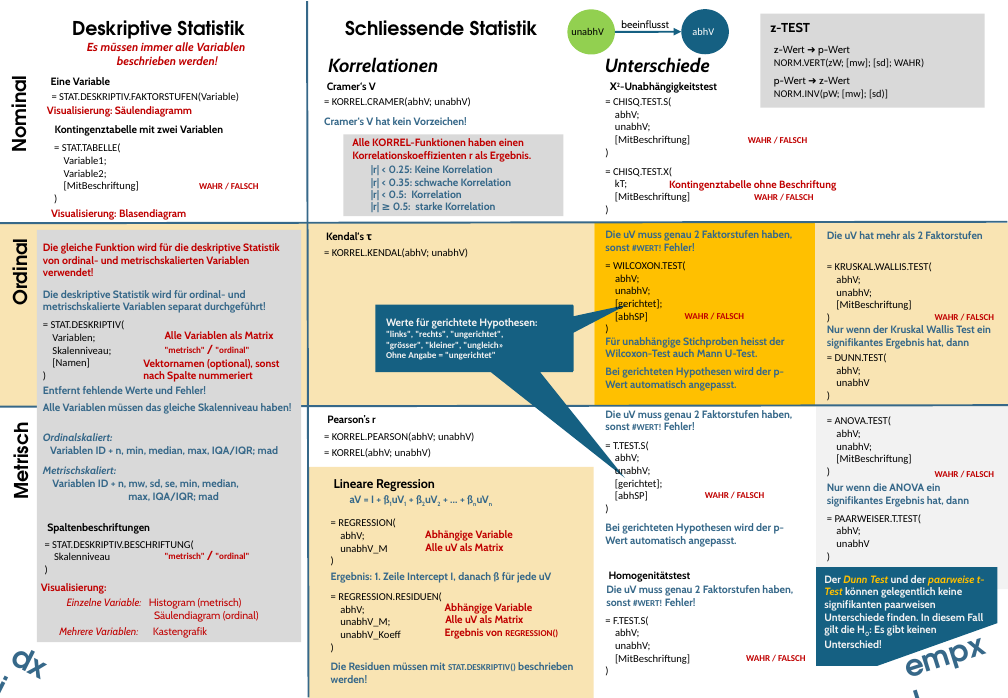
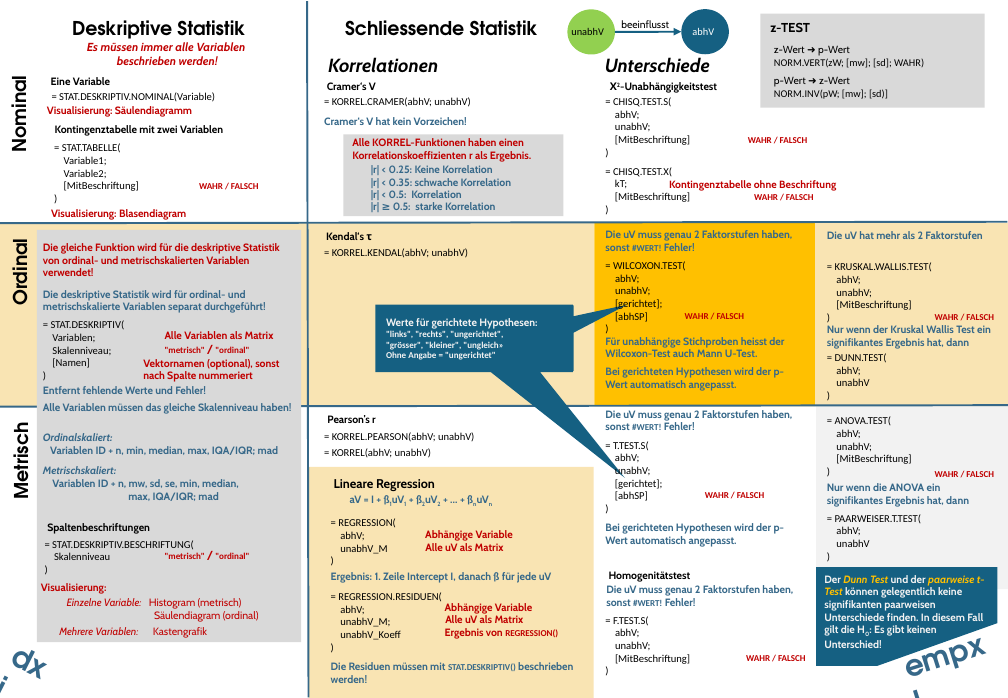
Before and after one commit to phish108/empxl, a slide deck: slide 1 of cheat_sheet_DE.pptx. Drawn at 1008x698 pixels with LibreOffice and Linux fonts; fonts in the diff are those of the drawing. Boxes give left, top, right and bottom in pixels: in the first picture for what was removed or moved away, otherwise in the second. Text is boxed around its words. In the diff, an @@ line names an element or a change of style, - is before the commit and + after.

```diff
--- a/cheat_sheet_DE.pptx
+++ b/cheat_sheet_DE.pptx
@@ text at [59,92,215,102]: text changed @@
-= STAT.DESKRIPTIV.FAKTORSTUFEN(Variable)
+= STAT.DESKRIPTIV.NOMINAL(Variable)
```
Also in this commit, not shown: 1 other file.
